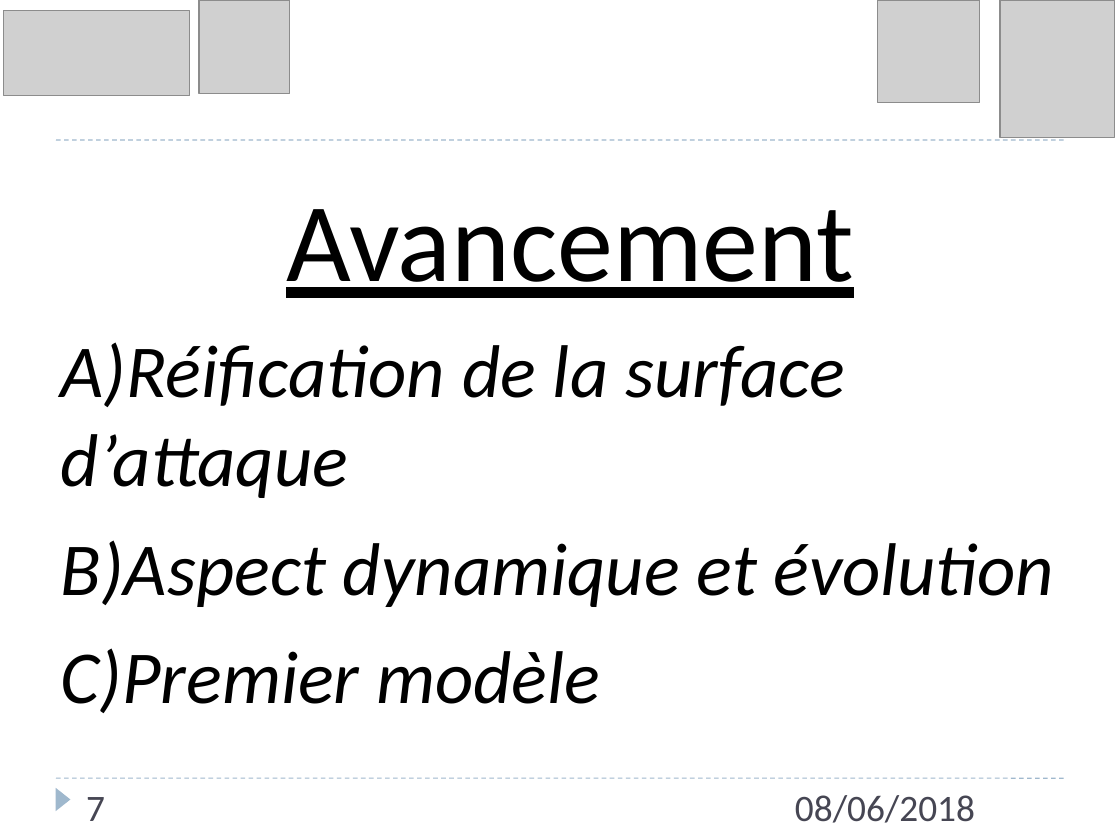
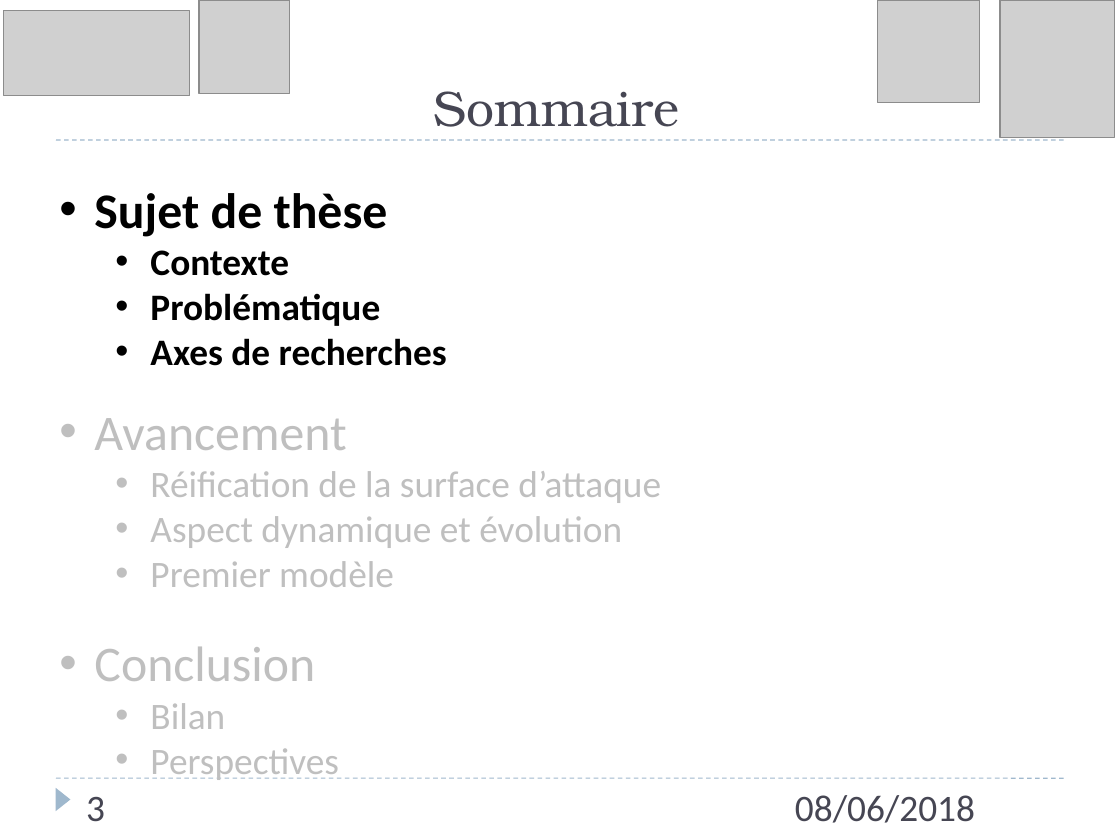
Before and after one commit to Lawyne/ModMenace, a slide deck: slide 3 of Presentation/Presentation Journee-Doctorants 08-06-18.pptx (slide 7 before the commit). Drawn at 1120x840 pixels with LibreOffice and Linux fonts; fonts in the diff are those of the drawing; grey boxes stand for pictures. Boxes give left, top, right and bottom in pixels: in the first picture for what was removed or moved away, otherwise in the second. Text is boxed around its words. In the diff, an @@ line names an element or a change of style, - is before the commit and + after.

```diff
--- a/Presentation/Presentation Journee-Doctorants 08-06-18.pptx
+++ b/Presentation/Presentation Journee-Doctorants 08-06-18.pptx
@@ title added at <box>434,91,680,127</box>, 32 pt, text #464653 @@
+Sommaire
@@ text "Sujet de thèse": place and size @@
-text "Sujet de thèse" at <box>61,209,1054,713</box>
+text "Sujet de thèse" at <box>94,193,661,780</box>
@@ text at <box>94,193,447,366</box>: paragraphs added @@
+• Sujet de thèse
+  • Contexte
+  • Problématique
+  • Axes de recherches
@@ text at <box>94,418,346,450</box>: size 72 to 32 pt, text colour #000000 to #BFBFBF, underline off in "Avancement"; alignment centre to left; bullet none to •; less space between paragraphs @@
@@ text at <box>94,471,661,780</box>: text changed; size 48 to 24 pt; text colour #000000 to #BFBFBF; italic off @@
-A)Réification de la surface d’attaque
-B)Aspect dynamique et évolution
-C)Premier modèle
+  • Réification de la surface d’attaque
+  • Aspect dynamique et évolution
+  • Premier modèle
+• Conclusion
+  • Bilan
+  • Perspectives
@@ page number at <box>86,797,105,822</box>: text changed @@
-7
+3
```
Also in this commit, not shown: 15 other slides changed, 12 slides added, 3 slides removed, 12 other files.
